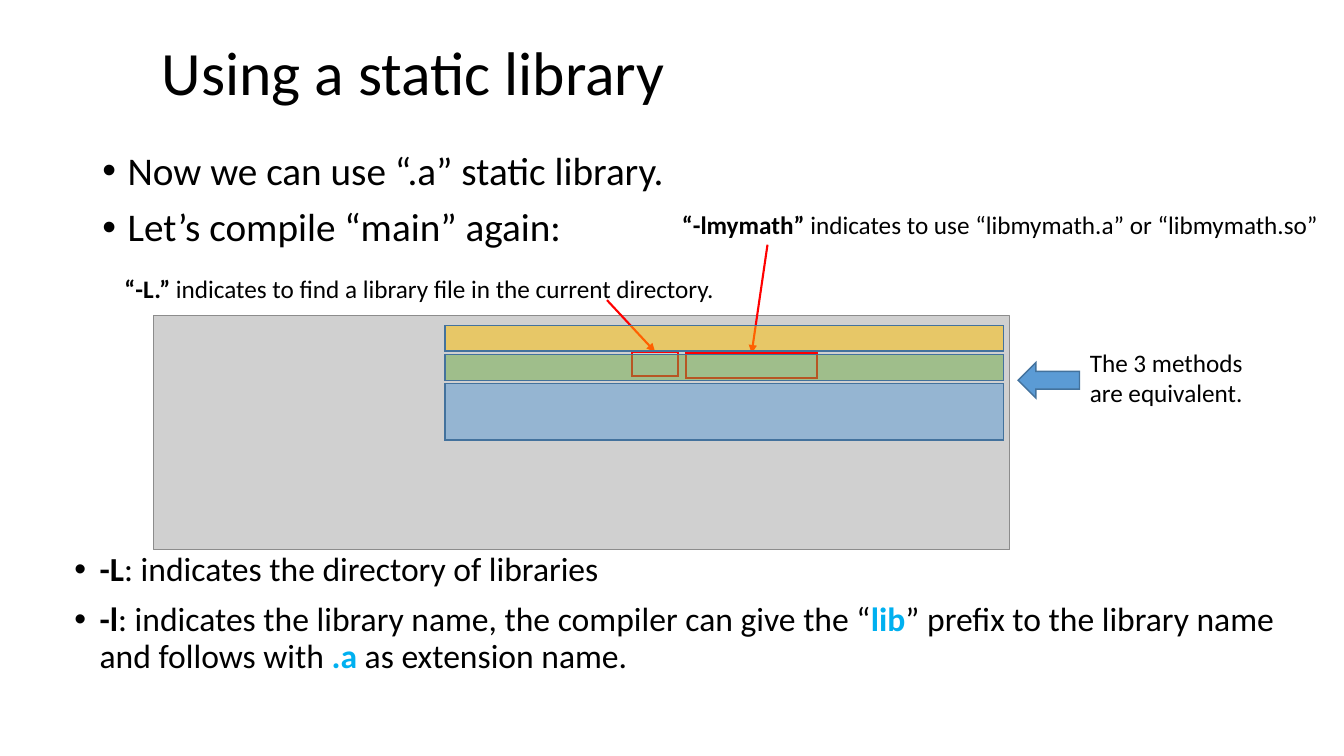
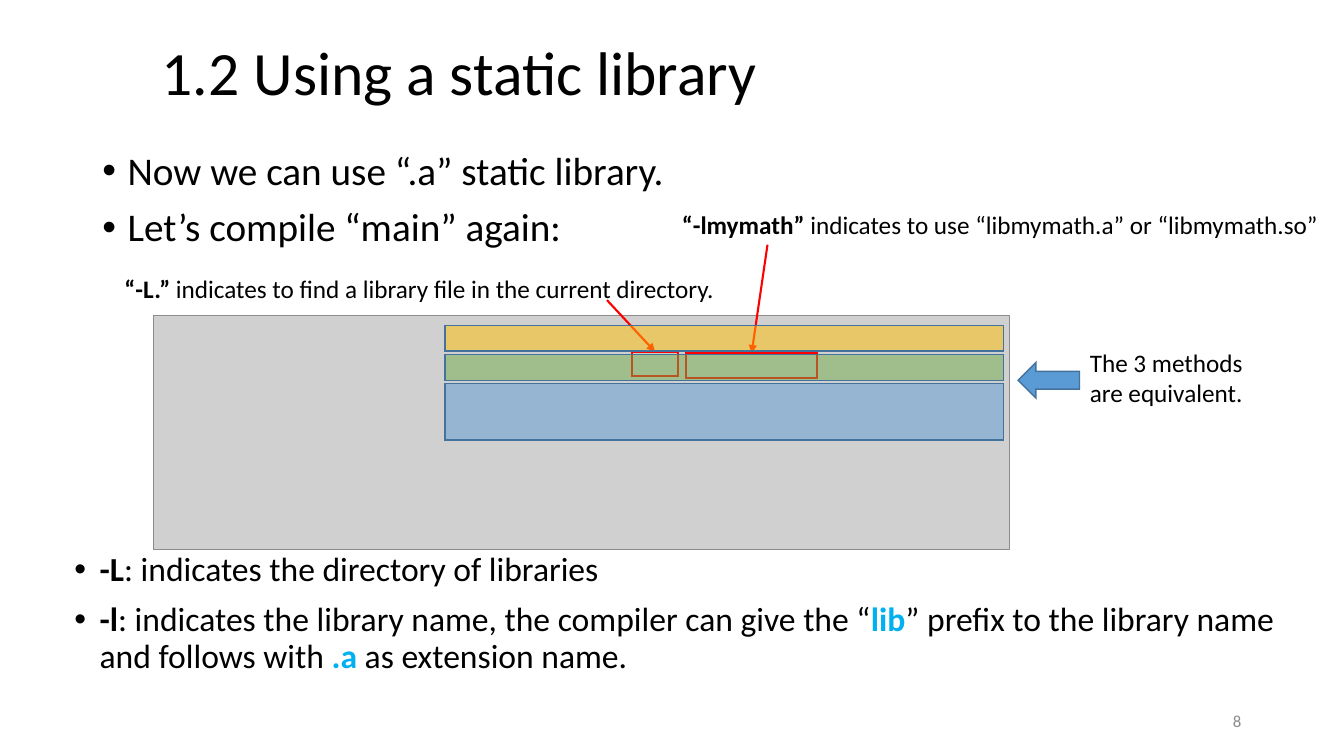
Before and after one commit to ShiqiYu/CPP, a slide deck: slide 8 of week06/Lab06.pptx (slide 7 before the commit). Drawn at 1344x756 pixels with LibreOffice and Linux fonts; fonts in the diff are those of the drawing; grey boxes stand for pictures; background and template pictures are left out. Boxes give left, top, right and bottom in pixels: in the first picture for what was removed or moved away, otherwise in the second. Text is boxed around its words. In the diff, an @@ line names an element or a change of style, - is before the commit and + after.

```diff
--- a/week06/Lab06.pptx
+++ b/week06/Lab06.pptx
@@ title at <box>162,52,756,106</box>: text changed @@
-Using a static library
+1.2 Using a static library
@@ page number added at <box>1233,715,1241,727</box>, 12 pt, text #8C8C8C @@
+8
```
Also in this commit, not shown: 18 other slides changed, 6 slides added, 3 other files.
